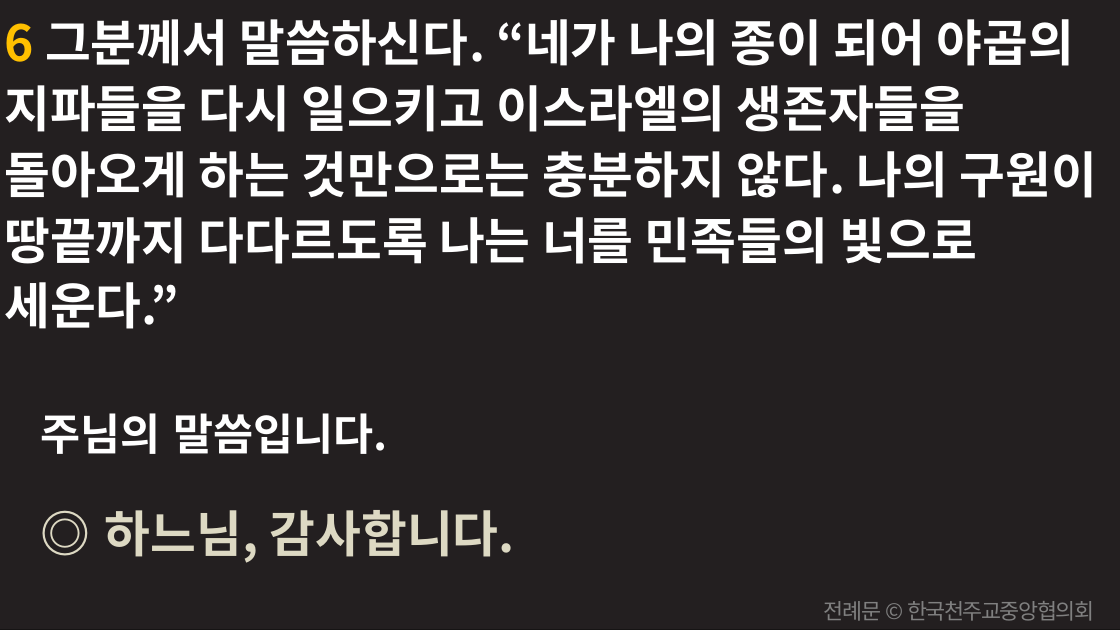
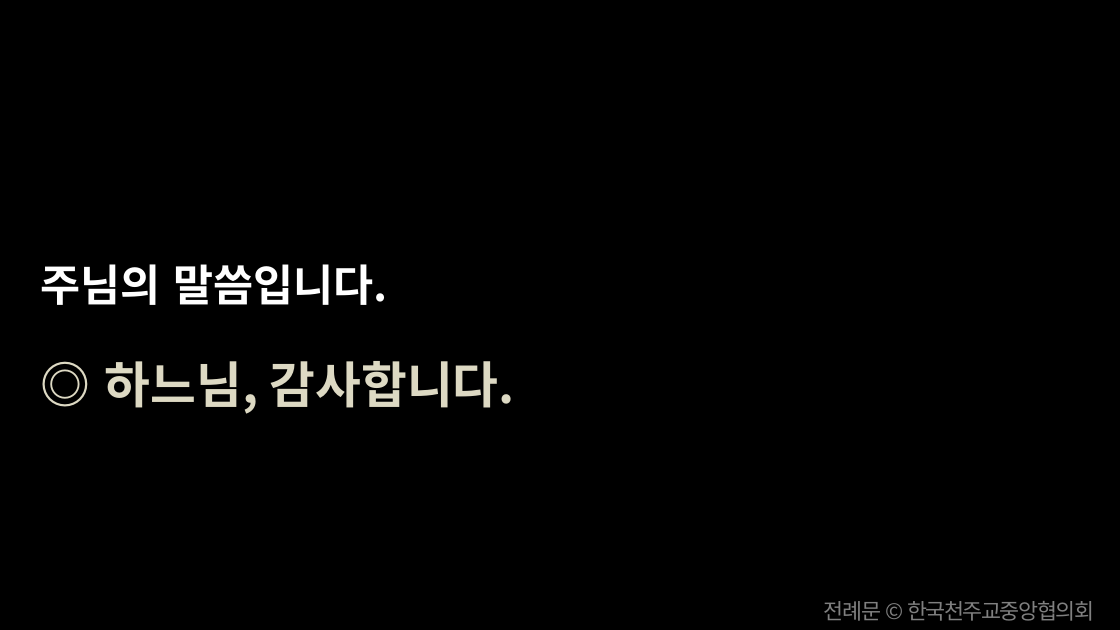
Before and after one commit to scottpark/missa_ppt, a slide deck: slide 22 of output/20260624/20260624_성 요한 세례자 탄생 대축일.pptx. Drawn at 1120x630 pixels with LibreOffice and Linux fonts; fonts in the diff are those of the drawing. Boxes give left, top, right and bottom in pixels: in the first picture for what was removed or moved away, otherwise in the second. Text is boxed around its words. In the diff, an @@ line names an element or a change of style, - is before the commit and + after.

```diff
--- a/output/20260624/20260624_성 요한 세례자 탄생 대축일.pptx
+++ b/output/20260624/20260624_성 요한 세례자 탄생 대축일.pptx
@@ freeform shape removed at (0, 0, 1120, 629) @@
@@ text removed at (4, 19, 1097, 329) @@
-6 그분께서 말씀하신다. “네가 나의 종이 되어 야곱의 지파들을 다시 일으키고 이스라엘의 생존자들을 돌아오게 하는 것만으로는 충분하지 않다. 나의 구원이 땅끝까지 다다르도록 나는 너를 민족들의 빛으로 세운다.”
@@ text "주님의 말씀입니다.": place and size @@
-text "주님의 말씀입니다." at (41, 413, 515, 563)
+text "주님의 말씀입니다." at (41, 264, 515, 414)
```
Also in this commit, not shown: 6 other slides changed, 52 other files.
